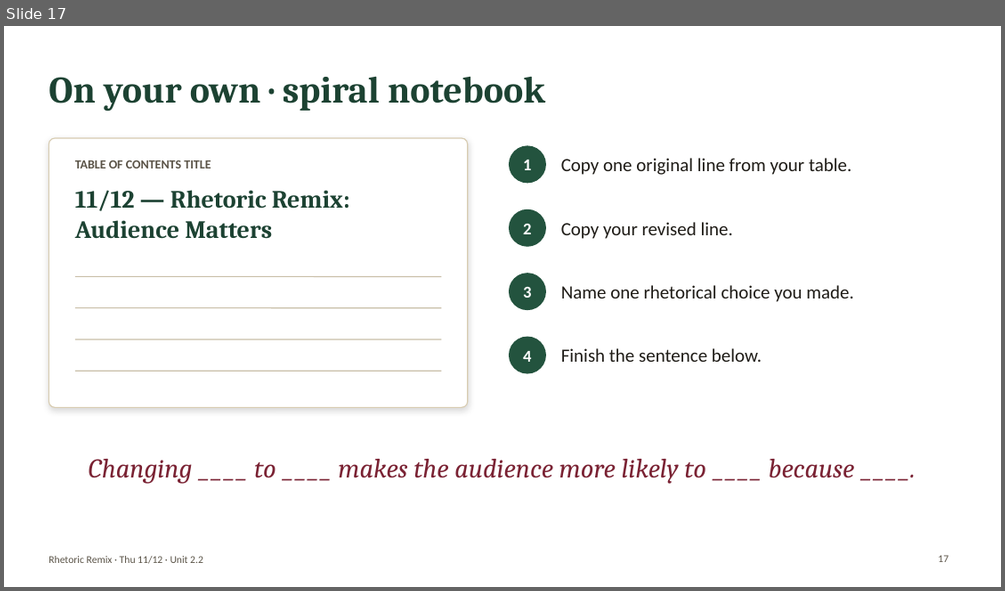
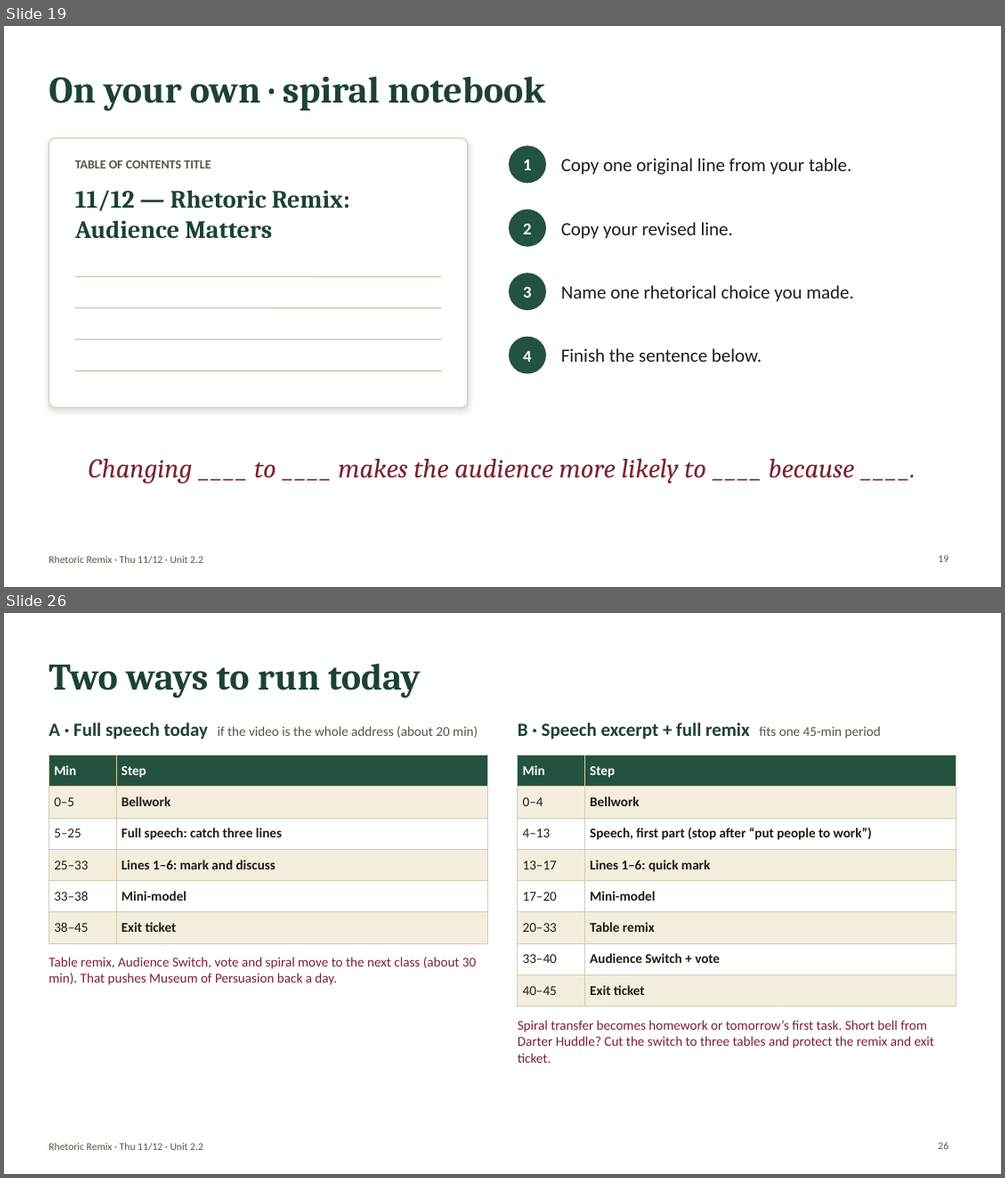
Before and after one commit to bookfairshit/Unit-2.2-Informational-Text, a slide deck: lumio/rhetoric-remix-nov-12.pptx. Shown one above the other, each under a label of ours: slide 17 before the commit, slides 19 and 26 after it; the slides between them are not shown. The pictures are 1005x591 and 1005x1178 pixels, drawn with LibreOffice and Linux fonts; fonts in the diff are those of the drawing. Boxes give left, top, right and bottom in pixels: in the first picture for what was removed or moved away, otherwise in the second. Text is boxed around its words. In the diff, an @@ line names an element or a change of style, - is before the commit and + after.

```diff
--- a/lumio/rhetoric-remix-nov-12.pptx
+++ b/lumio/rhetoric-remix-nov-12.pptx
@@ slide 26 added at (x1=4, y1=613, x2=1001, y2=1174), background #FFFFFF; not listed: 1 template element that a slide beside it also shows @@
@@ title added at (x1=48, y1=663, x2=421, y2=698), 36 pt, text #1C4232, bold @@
+Two ways to run today
@@ text added at (x1=48, y1=722, x2=477, y2=739), 13 pt, text #5A5347 @@
+A · Full speech today if the video is the whole address (about 20 min)
@@ text added at (x1=518, y1=722, x2=881, y2=739), 18 pt, text #1C4232, bold @@
+B · Speech excerpt + full remix fits one 45-min period
@@ table added at (x1=48, y1=755, x2=488, y2=935), 6 rows, 2 columns @@
+Min | Step
+0–5 | Bellwork
+5–25 | Full speech: catch three lines
+25–33 | Lines 1–6: mark and discuss
+33–38 | Mini-model
+38–45 | Exit ticket
@@ table added at (x1=518, y1=755, x2=956, y2=998), 8 rows, 2 columns @@
+Min | Step
+0–4 | Bellwork
+4–13 | Speech, first part (stop after “put people to work”)
+13–17 | Lines 1–6: quick mark
+17–20 | Mini-model
+20–33 | Table remix
+33–40 | Audience Switch + vote
+40–45 | Exit ticket
@@ text added at (x1=48, y1=957, x2=476, y2=985), 13 pt, text #7A2233 @@
+Table remix, Audience Switch, vote and spiral move to the next class (about 30 min). That pushes Museum of Persuasion back a day.
@@ text added at (x1=518, y1=1020, x2=934, y2=1062), 13 pt, text #7A2233 @@
+Spiral transfer becomes homework or tomorrow’s first task. Short bell from Darter Huddle? Cut the switch to three tables and protect the remix and exit ticket.
@@ page number added at (x1=938, y1=1142, x2=948, y2=1149), 10 pt, text #5A5347 @@
+26
@@ what was slide 17 is now slide 19 @@
@@ page number at (x1=938, y1=555, x2=948, y2=562): text changed @@
-17
+19
```
Also in this commit, not shown: 15 slides changed, 6 other slides added, 4 slides removed, 1 other file.
